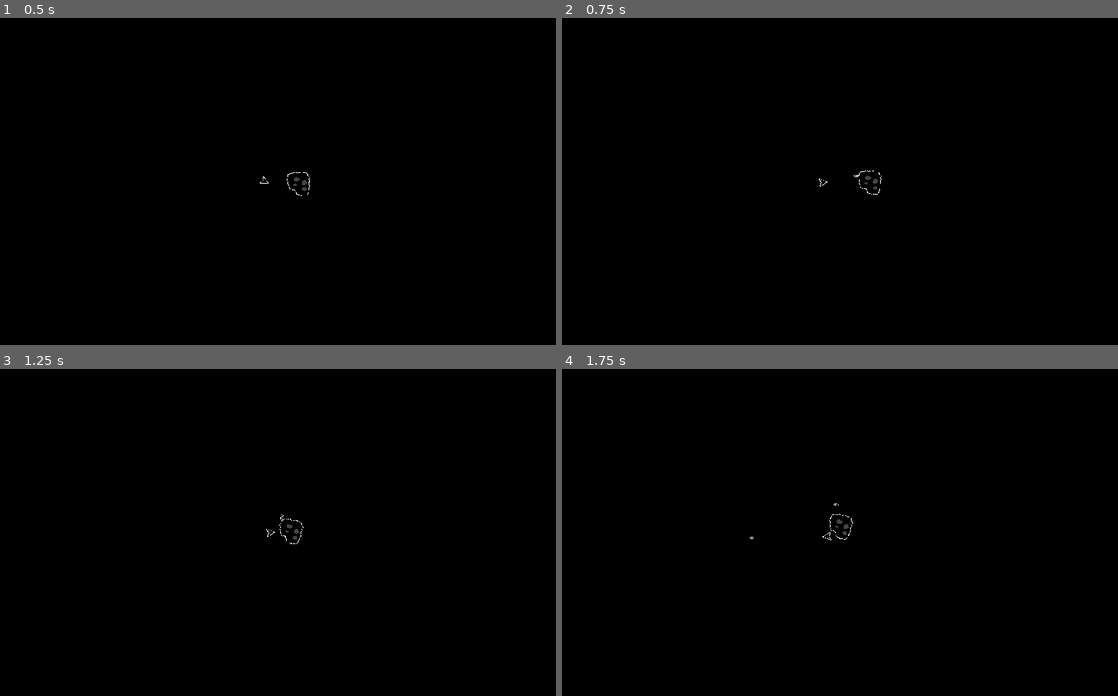
Above: before the commit, frames 1-4 (two rows, left to right).
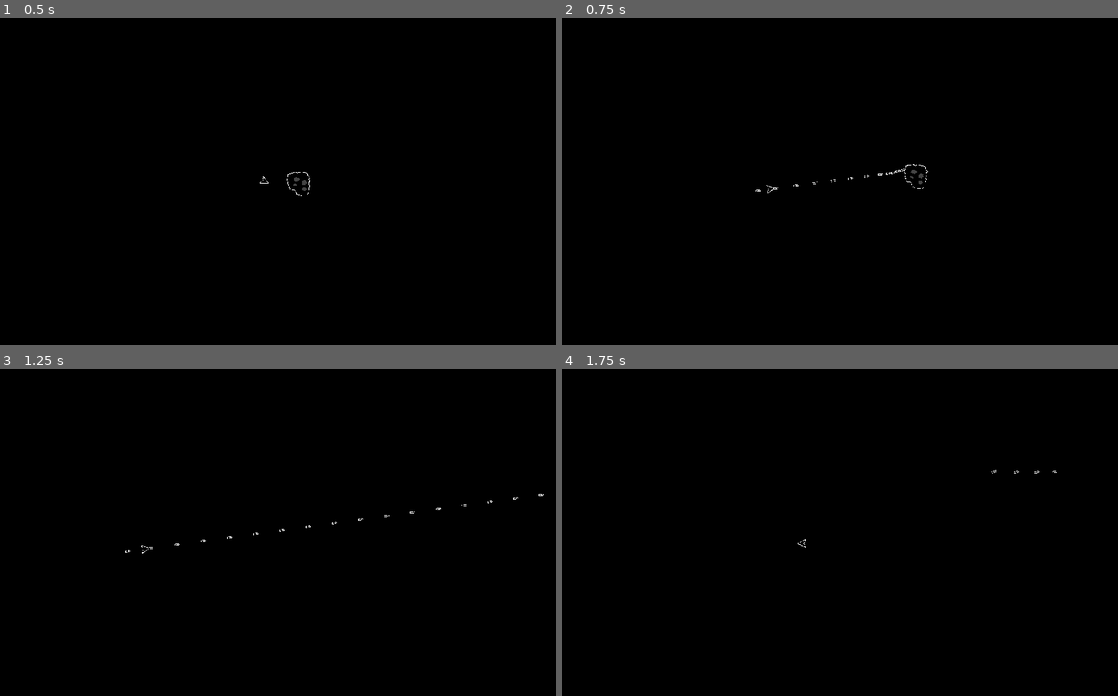
Above: after the commit, the same moments.

Repository: Logboy2000/Comp-Sci-20
Game: Godot game, scene res://scenes/game_room.tscn
The game is run twice, just before and just after one commit, with the same random seed, the same clock (stepped at 60 frames per second) and the same inputs.
Inputs (mouse positions are in pixels of both pictures, inside the frame that each line leads up to):
- Up to frame 1 (0.5 s): no input
- Up to frame 2 (0.75 s): tap Enter at 0.5 s; move the mouse to (956, 165) at 0.52 s; press the mouse at (956, 165) at 0.53 s; hold D (right) from 0.53 s (still down)
- Up to frame 3 (1.25 s): keep holding D (right)
- Up to frame 4 (1.75 s): move the mouse to (712, 548) at 1.27 s; release D (right) at 1.28 s; release the mouse at (712, 548) at 1.28 s; hold S (down) from 1.28 s (still down); click (712, 548) at 1.35 s

Frame 1 is identical in both runs. In frame 2, 0.2% of the frame differs, in the area x 34-66%, y 44-54%; in frame 3, 0.1%; in frame 4, less than 0.1%.

Commit message:
Encrytion

Diff:
--- a/Games/asteroids-(finish-this)/scenes/player.gd
+++ b/Games/asteroids-(finish-this)/scenes/player.gd
@@ -19,7 +19,7 @@
 	var input_direction: Vector2 = Vector2(Input.get_axis("left", "right"), Input.get_axis("up", "down"))
 	look_at(get_global_mouse_position())
 	linear_velocity += input_direction * move_speed
-	if Input.is_action_just_pressed("shoot"):
+	if Input.is_action_pressed("shoot"):
 		shoot()
 
 
Not shown, changed: Computer Science 2/Encryption/index.html
Not shown, changed: Computer Science 2/Encryption/script.js
Not shown, changed: Data Structures/Connect4/script.js
